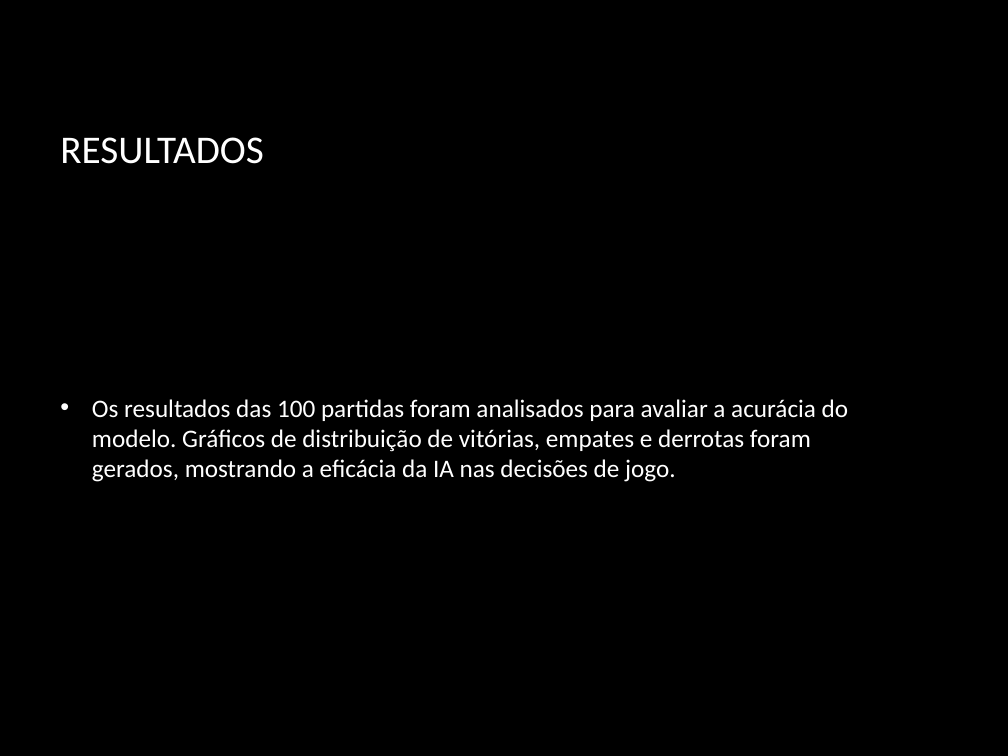
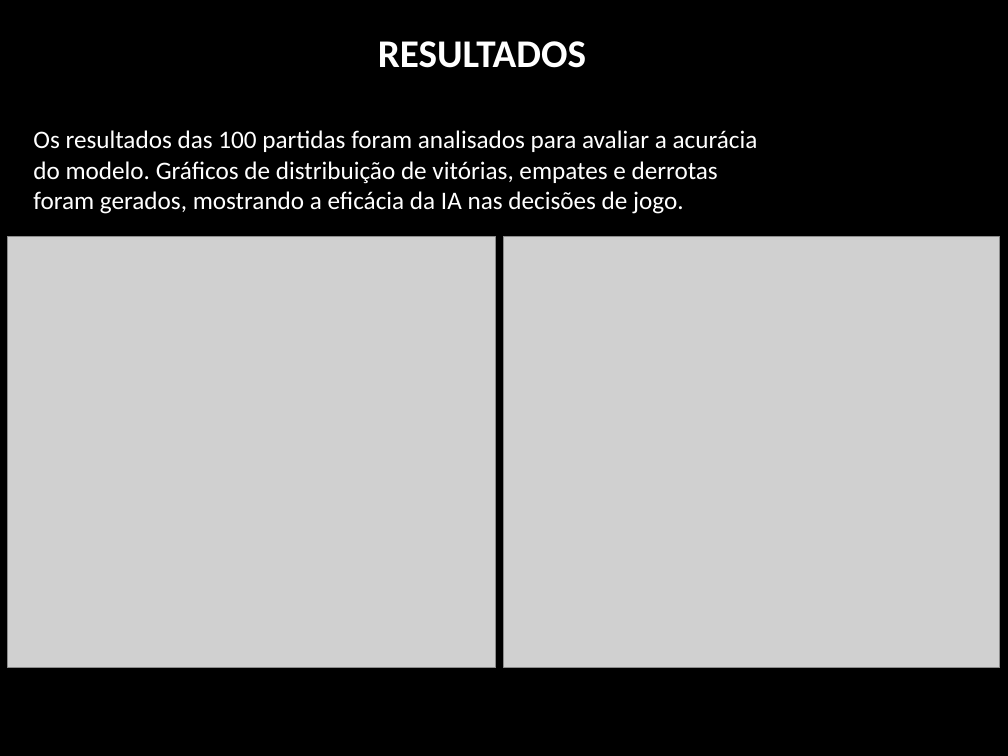
Before and after one commit to lucas521241/N1_VANESSA_8, a slide deck: slide 12 of data/Jogo_da_Velha_IA_Lucas.pptx (slide 6 before the commit). Drawn at 1008x756 pixels with LibreOffice and Linux fonts; fonts in the diff are those of the drawing; grey boxes stand for pictures; background and template pictures are left out. Boxes give left, top, right and bottom in pixels: in the first picture for what was removed or moved away, otherwise in the second. Text is boxed around its words. In the diff, an @@ line names an element or a change of style, - is before the commit and + after.

```diff
--- a/data/Jogo_da_Velha_IA_Lucas.pptx
+++ b/data/Jogo_da_Velha_IA_Lucas.pptx
@@ title "RESULTADOS": place and size @@
-title "RESULTADOS" at box(60, 137, 263, 164)
+title "RESULTADOS" at box(378, 41, 586, 68)
@@ title "RESULTADOS" at box(378, 41, 586, 68): bold on; alignment left to centre @@
@@ text "Os resultados das 100 partidas ...": place and size @@
-text "Os resultados das 100 partidas ..." at box(92, 399, 848, 482)
+text "Os resultados das 100 partidas ..." at box(33, 130, 758, 214)
@@ text "Os resultados das 100 partidas ..." at box(33, 130, 758, 214): bullet • to none @@
@@ picture added at box(8, 237, 496, 668) @@
@@ picture added at box(504, 237, 1000, 668) @@
```
Also in this commit, not shown: 4 other slides changed, 8 slides added, 1 slide removed, 4 other files.
